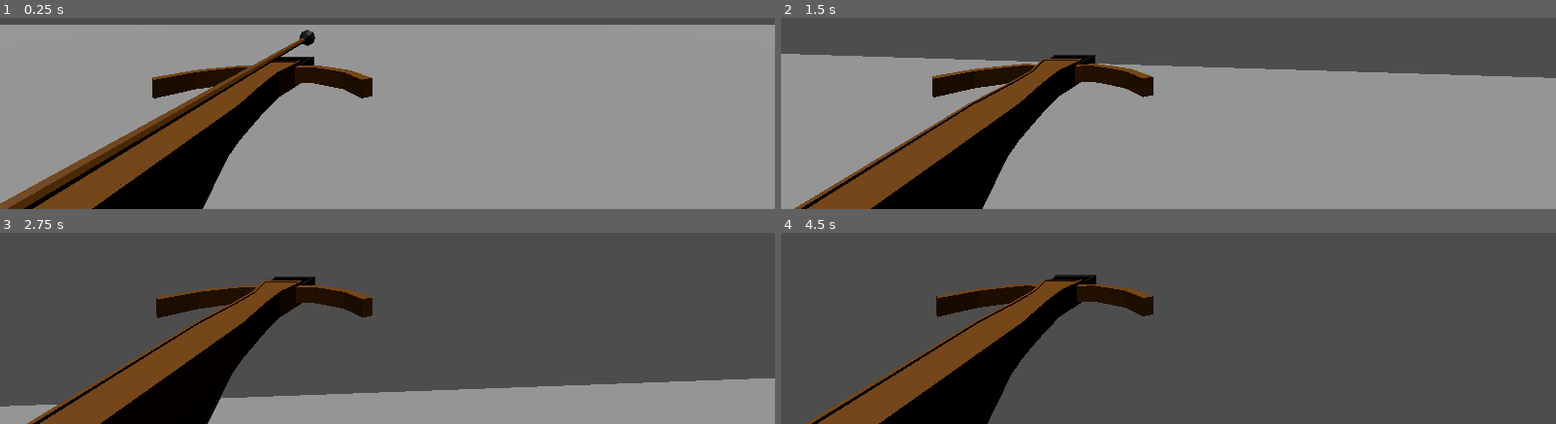
Above: before the commit, frames 1-4 (two rows, left to right).
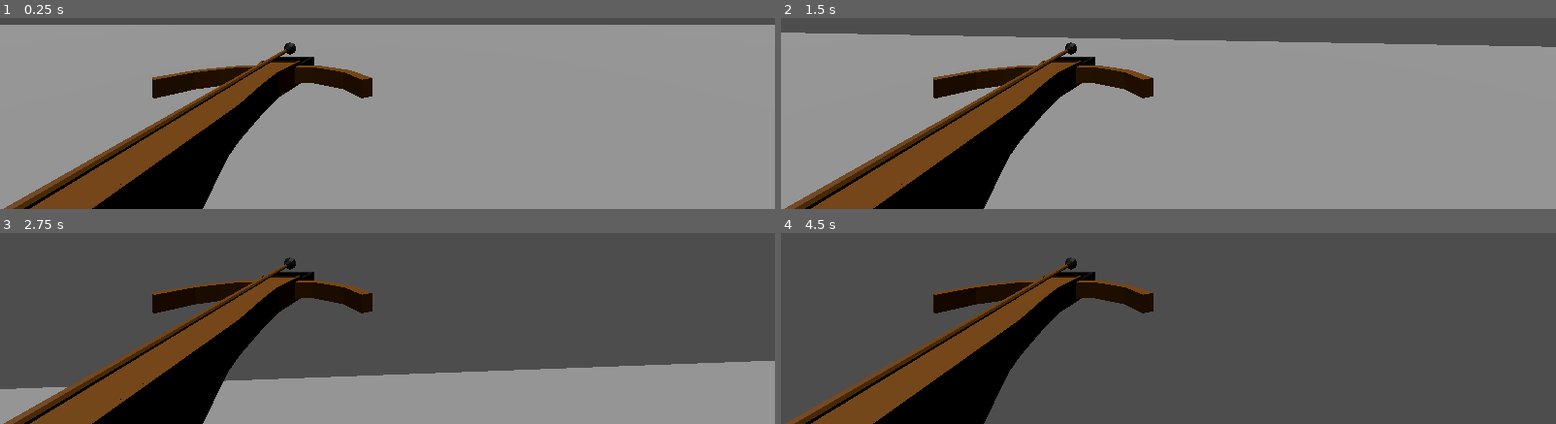
Above: after the commit, the same moments.

Repository: Dendrobyte/OinkITC
Game: Godot game, scene res://main.tscn
Two runs of this game, one before a commit and one after it. Both use one fixed random seed, a clock stepped at 60 frames per second and the inputs below.
Inputs (mouse positions are in pixels of both pictures, inside the frame that each line leads up to):
- Up to frame 1 (0.25 s): no input
- Up to frame 2 (1.5 s): tap Enter (ui_accept) at 0.5 s; move the mouse to (outside the picture) at 0.52 s; hold W (move_forward) from 0.53 s (still down); click (outside the picture) at 0.6 s; tap Space (jump) at 0.77 s; move the mouse to (outside the picture) at 1.27 s; click (outside the picture) at 1.35 s
- Up to frame 3 (2.75 s): keep holding W (move_forward); tap Space (jump) at 1.52 s; move the mouse to (outside the picture) at 2.02 s; click (outside the picture) at 2.1 s
- Up to frame 4 (4.5 s): keep holding W (move_forward); move the mouse to (outside the picture) at 2.77 s; click (outside the picture) at 2.85 s; tap Space (jump) at 3.02, 3.77 s; tap Enter (ui_accept) at 3.5, 4.25 s; move the mouse to (outside the picture) at 3.52 s; click (outside the picture) at 3.6 s; move the mouse to (outside the picture) at 4.27 s; click (outside the picture) at 4.35 s

The runs differ from the first frame. In frame 1, 1.7% of the frame differs, in the area x 0-41%, y 6-100%; in frame 2, 16%, in the area x 0-100%, y 7-100%; in frame 3, 12%; in frame 4, 4.4%.
Error before the commit: Attempt to call function 'fire' in base 'null instance' on a null instance. (res://model_nodes/CrossbowItem.gd:21)

Commit message:
rigid body semi working, need to fix rotation

Diff:
--- a/oitc_game/MainPlayerMovement.gd
+++ b/oitc_game/MainPlayerMovement.gd
@@ -40,7 +40,8 @@
 
 func _input(event):
 	# Handle camera/model movement
+	# TODO: Use the basis for transforms as the mouse moves
 	if event is InputEventMouseMotion and Input.get_mouse_mode() == Input.MOUSE_MODE_CAPTURED:
 		rotate_y(-event.relative.x * mouse_sensitivity)
-		$CameraPivot.rotate_x(-event.relative.y * mouse_sensitivity)
-		$CameraPivot.rotation.x = clamp($CameraPivot.rotation.x, -1.2, 1.2)
+		# $CameraPivot. -- Since I'll be making a new FPS model for players, I can just rotate everything right?
+		rotate_x(-event.relative.y * mouse_sensitivity)
--- a/oitc_game/first_person_character.tscn
+++ b/oitc_game/first_person_character.tscn
@@ -20,6 +20,7 @@
 [node name="Crossbow" parent="CharacterBody3D" instance=ExtResource("2_7spyq")]
 transform = Transform3D(0.64, 0, 0, 0, 0.64, 0, 0, 0, 0.64, -0.623538, 0.770408, -1.11517)
 script = ExtResource("3_6j3e8")
+bolt_speed = null
 
 [node name="MeshInstance3D" type="MeshInstance3D" parent="CharacterBody3D"]
 transform = Transform3D(1, 0, 0, 0, 1, 0, 0, 0, 1, -0.00532877, 1.0161, 0.00518882)
--- a/oitc_game/model_nodes/BoltItem.gd
+++ b/oitc_game/model_nodes/BoltItem.gd
@@ -14,6 +14,7 @@
 	if (fired):
 		# apply physics until it collides with a player model
 		print("Flying as fired!")
+		print("Position is", get_global_position())
 		var curr_motion = get_transform().origin
 		#move_and_collide(Vector3(curr_motion.x*speed_change*delta, curr_motion.y*speed_change*delta, curr_motion.z*speed_change*delta))
 
@@ -25,8 +26,9 @@
 		print("removed!")
 	# TODO: Call parent "reload" functino where the check for more bolts will happen
 	print("Fired from bolt item function!")
-	set_gravity_scale(1)
-	speed = speed
+	print("The position is", get_global_position())
+	set_gravity_scale(0)
+	speed_change = speed
 	fired = true
 
 # TODO: signal when player model is entered, and if the bullet is in the group (make that group!) then remove this object, TODO to call a score made function?
--- a/oitc_game/model_nodes/CrossbowItem.gd
+++ b/oitc_game/model_nodes/CrossbowItem.gd
@@ -8,15 +8,31 @@
 """
 
 @export_range(1, 200)
-var bolt_speed: int = 10 # TODO: move this?
+var bolt_speed: int = 1 # TODO: move this?
+var currBolt
+# TODO: hold on to start position, etc. here instead of in _process
 
 # Called when the node enters the scene tree for the first time.
 func _ready():
-	pass # Replace with function body.
+	currBolt = $StaticBolt # The one initially in the scene tree
 
 
 # Called every frame. 'delta' is the elapsed time since the previous frame.
 func _process(_delta):
 	if Input.is_action_just_pressed("fire"):
-		$BoltItem.fire(bolt_speed)
+		var boltPosition = currBolt.position
+		var boltRotation = currBolt.rotation
+		# Remove static bolt
+		currBolt.queue_free()
+		# Spawn in dynamic bolt that is free from parent node
+		var dynamicBolt = load("res://model_nodes/DynamicBoltItem.tscn").instantiate()
+		dynamicBolt.position = boltPosition; # TODO: Confirm deep copy
+		dynamicBolt.rotation = boltRotation;
+		get_parent().get_parent().add_child(dynamicBolt)
+		dynamicBolt.fire(bolt_speed)
 		print("Fired at speed ", bolt_speed, "!")
+		if 5 > 2: # TODO: This just mocks out "if player has more bolts, add a new one"
+			currBolt = load("res://assets/StaticBolt.glb").instantiate()
+			currBolt.position = boltPosition
+			currBolt.rotation = boltRotation
+			add_child(currBolt)
--- a/oitc_game/model_nodes/CrossbowItem.tscn
+++ b/oitc_game/model_nodes/CrossbowItem.tscn
@@ -1,13 +1,11 @@
-[gd_scene load_steps=4 format=3 uid="uid://bk0k7ykyj1rpc"]
+[gd_scene load_steps=3 format=3 uid="uid://bk0k7ykyj1rpc"]
 
 [ext_resource type="PackedScene" uid="uid://5u6nv6ighet2" path="res://assets/Crossbow_v1.glb" id="1_p386e"]
-[ext_resource type="PackedScene" uid="uid://d3egg7nvxfglr" path="res://model_nodes/BoltItem.tscn" id="2_vjy33"]
-[ext_resource type="Script" path="res://model_nodes/BoltItem.gd" id="3_2i4d7"]
+[ext_resource type="PackedScene" uid="uid://bjxlx7xw4wxfg" path="res://assets/StaticBolt.glb" id="2_yyrop"]
 
 [node name="CrossbowItem" type="Node3D"]
 
 [node name="Crossbow_v1" parent="." instance=ExtResource("1_p386e")]
 
-[node name="BoltItem" parent="." instance=ExtResource("2_vjy33")]
-transform = Transform3D(1, 0, 0, 0, 1, 0, 0, 0, 1, 0, 0.723971, 0.00643541)
-script = ExtResource("3_2i4d7")
+[node name="StaticBolt" parent="." instance=ExtResource("2_yyrop")]
+transform = Transform3D(1, 0, 0, 0, 1, 0, 0, 0, 1, 0, 0.722129, 0)
--- a/oitc_game/model_nodes/BoltItem.tscn
+++ b/oitc_game/model_nodes/DynamicBoltItem.tscn
@@ -1,13 +1,15 @@
-[gd_scene load_steps=3 format=3 uid="uid://d3egg7nvxfglr"]
+[gd_scene load_steps=4 format=3 uid="uid://d3egg7nvxfglr"]
 
-[ext_resource type="PackedScene" uid="uid://bjxlx7xw4wxfg" path="res://assets/Bolt_v1.glb" id="1_peer7"]
+[ext_resource type="Script" path="res://model_nodes/BoltItem.gd" id="1_rhnj6"]
+[ext_resource type="PackedScene" uid="uid://bjxlx7xw4wxfg" path="res://assets/StaticBolt.glb" id="2_5t2u2"]
 
 [sub_resource type="CylinderShape3D" id="CylinderShape3D_0id3p"]
 height = 1.18361
 
 [node name="Bolt Item" type="RigidBody3D"]
+script = ExtResource("1_rhnj6")
 
-[node name="Bolt_v1" parent="." instance=ExtResource("1_peer7")]
+[node name="Bolt_v1" parent="." instance=ExtResource("2_5t2u2")]
 
 [node name="CollisionShape3D" type="CollisionShape3D" parent="."]
 transform = Transform3D(0.121362, 0, 0, 0, -4.37114e-08, 0.124468, 0, -1, -5.44067e-09, 0.00394565, 0.00986392, -0.59775)
Renamed: oitc_game/assets/Bolt_v1.glb -> oitc_game/assets/StaticBolt.glb
Not shown, changed: oitc_game/assets/StaticBolt.glb.import
Not shown, changed: asset files/Bolt_v1.blend
